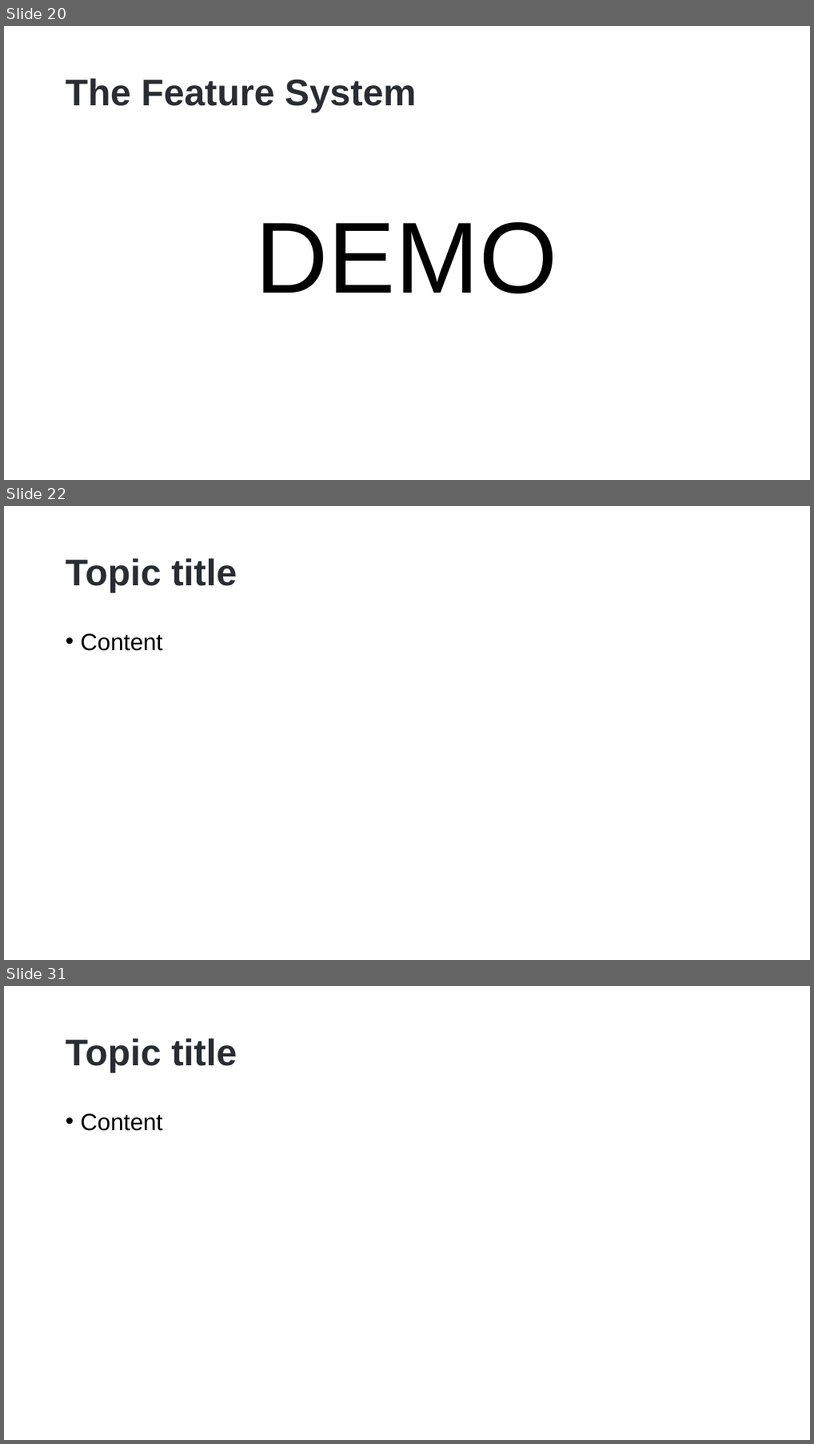
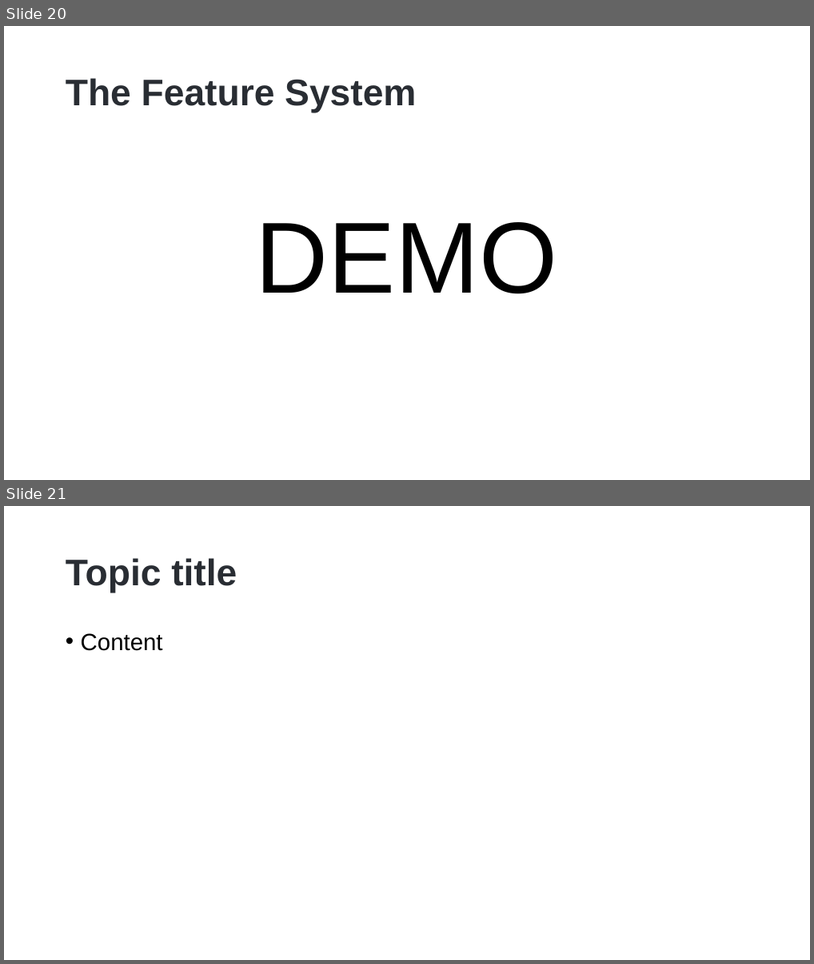
Before and after one commit to hikalkan/presentations, a slide deck: 2023-01-17 Dotnet Foundation Summit 2023/ABP Multi-Tenancy.pptx. Shown one above the other, each under a label of ours: slides 20, 22 and 31 before the commit, slides 20 and 21 after it; the slides between them are not shown. The pictures are 814x1444 and 814x964 pixels, drawn with LibreOffice and Linux fonts; fonts in the diff are those of the drawing; background and template pictures are left out. Boxes give left, top, right and bottom in pixels: in the first picture for what was removed or moved away, otherwise in the second. Text is boxed around its words. In the diff, an @@ line names an element or a change of style, - is before the commit and + after.

```diff
--- a/2023-01-17 Dotnet Foundation Summit 2023/ABP Multi-Tenancy.pptx
+++ b/2023-01-17 Dotnet Foundation Summit 2023/ABP Multi-Tenancy.pptx
@@ slide 22 removed at (x1=4, y1=506, x2=810, y2=960), background picture (left out) @@
@@ title removed at (x1=66, y1=558, x2=237, y2=593) @@
-Topic title
@@ text removed at (x1=81, y1=633, x2=163, y2=651) @@
-• Content
@@ what was slide 31 is now slide 21 @@
```
Also in this commit, not shown: 1 slide changed, 1 slide added, 10 other slides removed.
